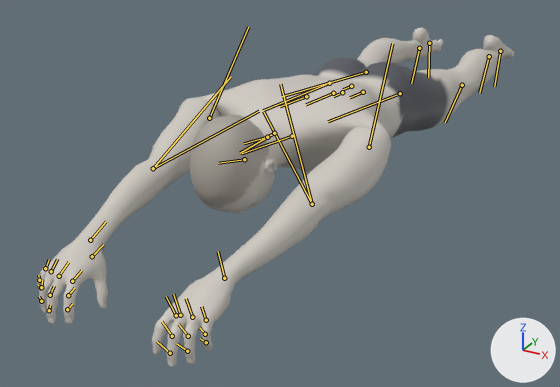
An edit to the glTF model exports/superman.glb, drawn before and after from the same camera.
Before and after are seen from a 50 mm lens placed at (0.85, -2.06, 0.77), pointed at (-0.15, -0.24, -0.14). Lighting does not change. The marker at lower right points along +X, +Y and +Z. The picture after the commit comes second. Both versions are drawn at frame 0 of the action 'superman'; the numbers are the values there. The bones that change, and the others that lie on the model, are drawn over the model as lines.
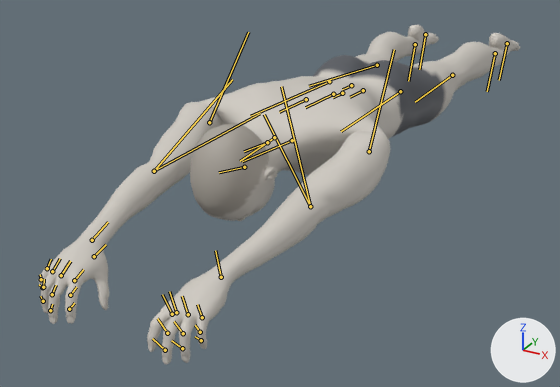
The edits, one by one:
Bone 'pelvis' (bone_pelvis) moves from (0.004, -0.853, 0.0) to (0.004, -0.849, 0.0).
Bone 'pelvis' (bone_pelvis) turns from (0, 0, -85) to (0, 0, -87) degrees about its own x, y and z.
Bone 'upperarm_l' (bone_upperarm_l) turns from (126, -80, -3) to (130, -80, -3) degrees about its own x, y and z.
Bone 'upperarm_r' (bone_upperarm_r) turns from (-126, 80, -3) to (-130, 80, -3) degrees about its own x, y and z.
Bone 'thigh_l' (bone_thigh_l) turns from (3, 0, 0) to (-2, 0, -1) degrees about its own x, y and z.
Bone 'calf_l' (bone_calf_l) turns from (-14, 0, -3) to (-2, 0, 2) degrees about its own x, y and z.
Bone 'foot_l' (bone_foot_l) turns from (7, 10, -61) to (2, 5, -72) degrees about its own x, y and z.
Bone 'ball_l' (bone_ball_l) turns from (2, -1, -31) to (0, 0, 0) degrees about its own x, y and z.
Bone 'thigh_r' (bone_thigh_r) turns from (-3, 0, 0) to (2, 0, -1) degrees about its own x, y and z.
Bone 'calf_r' (bone_calf_r) turns from (14, 0, -3) to (2, 0, 2) degrees about its own x, y and z.
Bone 'foot_r' (bone_foot_r) turns from (-7, -10, -61) to (-2, -5, -72) degrees about its own x, y and z.
Bone 'ball_r' (bone_ball_r) turns from (-2, 1, -31) to (0, 0, 0) degrees about its own x, y and z.

Where the change shows, as pixel boxes [x1, y1, x2, y2] in the pictures (560 x 387 px):
'Mesh_0', posed
    before: [37, 28, 514, 367]
    after: [39, 25, 520, 364]
bone 'pelvis', root to tip
    before: (363, 92) to (350, 97)
    after: (363, 90) to (350, 97)
bone 'upperarm_l', root to tip
    before: (369, 147) to (392, 43)
    after: (369, 151) to (394, 49)
bone 'upperarm_r', root to tip
    before: (209, 118) to (248, 27)
    after: (209, 122) to (248, 32)
bone 'thigh_l', root to tip
    before: (400, 93) to (328, 121)
    after: (400, 91) to (341, 131)
bone 'calf_l', root to tip
    before: (462, 85) to (445, 122)
    after: (452, 75) to (415, 102)
bone 'foot_l', root to tip
    before: (489, 56) to (479, 93)
    after: (495, 53) to (487, 91)
bone 'ball_l', root to tip
    before: (500, 51) to (494, 86)
    after: (507, 43) to (499, 80)
bone 'thigh_r', root to tip
    before: (329, 83) to (263, 110)
    after: (329, 81) to (250, 116)
bone 'calf_r', root to tip
    before: (366, 72) to (282, 96)
    after: (377, 65) to (309, 86)
bone 'foot_r', root to tip
    before: (419, 48) to (411, 83)
    after: (415, 44) to (408, 81)
bone 'ball_r', root to tip
    before: (429, 43) to (428, 77)
    after: (425, 34) to (419, 69)
